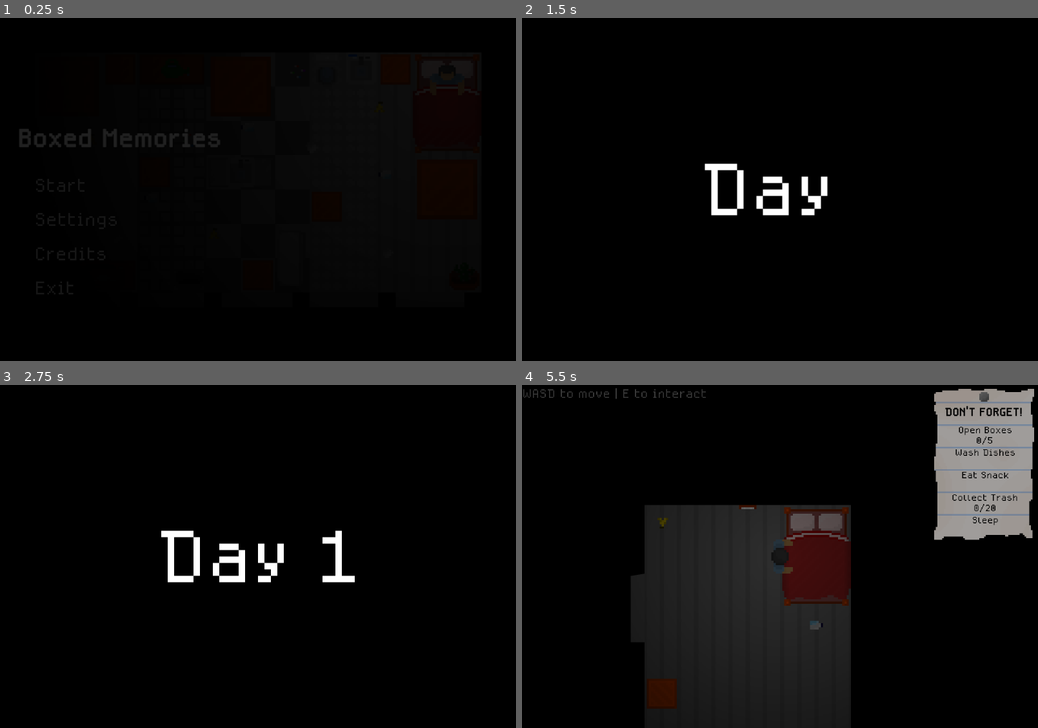
Above: before the commit, frames 1-4 (two rows, left to right).
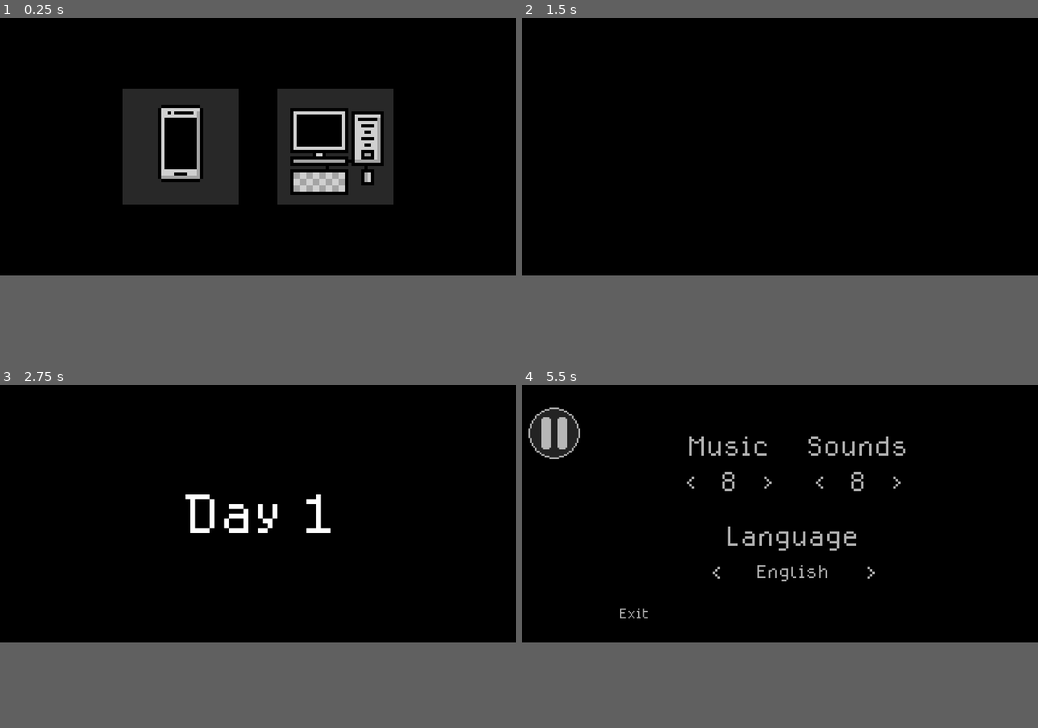
Above: after the commit, the same moments.

Repository: Gabriel-D-P/Boxed-Memories
Game: Godot game, scene res://Nodes/select_mode.tscn
Two runs of this game, one before a commit and one after it. Both use one fixed random seed, a clock stepped at 60 frames per second and the inputs below. Before the commit the project starts from res://Nodes/menu.tscn. Sound files missing from this copy of the repository are replaced by a short silence.
Inputs (mouse positions are in pixels of both pictures, inside the frame that each line leads up to):
- Up to frame 1 (0.25 s): no input
- Up to frame 2 (1.5 s): click (702, 189) at 0.52 s; click (671, 189) at 1.27 s
- Up to frame 3 (2.75 s): tap Enter at 2 s; move the mouse to (371, 539) at 2.02 s; hold D (Right) from 2.03 s (still down); hold E (Hold) from 2.03 s (still down); click (371, 539) at 2.17 s
- Up to frame 4 (5.5 s): release D (Right) at 2.75 s; release E (Hold) at 2.75 s; tap Space at 2.75 s; drag from (676, 573) to (754, 625) at 2.77 s; tap Enter at 3.5 s; move the mouse to (831, 481) at 3.52 s; hold D (Right) 3.53-4.25 s; hold E (Hold) 3.53-4.25 s; tap Tab (Tab) at 3.6 s; drag from (754, 625) to (764, 419) at 4.27 s; click (552, 446) at 5.02 s
In our replay, the window is 800x533 before the commit and 800x400 after it. These sizes can differ from the game's own. Grey fills any space a smaller window leaves; there, only what the larger window draws over its background counts as a difference.

The runs differ from the first frame. In frame 1, 12% of the frame differs, in the area x 3-77%, y 20-55%; in frame 2, 1.3%; in frame 3, 2.4%; in frame 4, 35%, in the area x 0-100%, y 0-100%.

Commit message:
Mobile suport

Diff:
--- a/Nodes/Houses/house.gd
+++ b/Nodes/Houses/house.gd
@@ -4,6 +4,7 @@
 @onready var timer: Timer = $Timer
 
 func _ready() -> void:
+	$Camera/CanvasLayer2/Label2.visible = !Global.mobile
 	camera.musics.loop_music(camera.musics.daily_life)
 	timer.start(10)
 	randomize()
--- a/Nodes/Houses/house1.tscn
+++ b/Nodes/Houses/house1.tscn
@@ -44,8 +44,10 @@
 position = Vector2(-464, -48)
 
 [node name="CanvasLayer2" type="CanvasLayer" parent="Camera"]
+layer = 2
 
 [node name="Label2" type="Label" parent="Camera/CanvasLayer2"]
+visible = false
 modulate = Color(1, 1, 1, 0.25)
 z_index = 15
 offset_right = 172.0
--- a/Nodes/camera.gd
+++ b/Nodes/camera.gd
@@ -1,6 +1,11 @@
 extends Camera2D
 @onready var blackscreen: Sprite2D = $CanvasLayer/BlackScreen
 @onready var timer: Timer = $Timer
+
+@onready var pause: Button = $CanvasLayer/Pause
+@onready var ui: Node2D = $CanvasLayer/UI
+@onready var joy_stick: Node2D = $CanvasLayer/UI/JoyStick
+@onready var interact: TouchScreenButton = $CanvasLayer/UI/Interact
 
 @onready var settings: Node2D = $CanvasLayer/Settings
 @onready var n_music: Label = $CanvasLayer/Settings/Music/NMusic
@@ -29,16 +34,17 @@
 	text_bubble.visible = false
 
 func _process(delta: float) -> void:
+	if Global.mobile:
+		ui.visible = not (Global.transition or Global.final_transition) and can_quit and not get_tree().paused
+	else:
+		ui.visible = false
+
+	pause.visible = not (Global.transition or Global.final_transition) and can_quit
+
 	musics.lower_music = Global.transition
 
-	if Input.is_action_just_pressed("ui_cancel") and not (Global.transition or Global.final_transition) and can_quit:
-		get_tree().paused = !get_tree().paused
-		blackscreen_stop = get_tree().paused
-		blackscreen.modulate.a = 1.0 if get_tree().paused else 0.0
-		settings.visible = get_tree().paused
-		for button in settings.get_children():
-			if button is Button:
-				button.disabled = !get_tree().paused
+	if Input.is_action_just_pressed("Pause") and not (Global.transition or Global.final_transition) and can_quit:
+		_on_pause_pressed()
 
 	n_music.text = str(Global.musics_volume)
 	n_sound.text = str(Global.sounds_volume)
@@ -82,3 +88,13 @@
 func _on_back_pressed() -> void:
 	get_tree().paused = false
 	get_tree().change_scene_to_file("res://Nodes/menu.tscn")
+
+
+func _on_pause_pressed() -> void:
+	get_tree().paused = !get_tree().paused
+	blackscreen_stop = get_tree().paused
+	blackscreen.modulate.a = 1.0 if get_tree().paused else 0.0
+	settings.visible = get_tree().paused
+	for button in settings.get_children():
+		if button is Button:
+			button.disabled = !get_tree().paused
--- a/Nodes/camera.tscn
+++ b/Nodes/camera.tscn
@@ -1,9 +1,12 @@
-[gd_scene load_steps=10 format=3 uid="uid://blnotpjo5jtor"]
+[gd_scene load_steps=13 format=3 uid="uid://blnotpjo5jtor"]
 
 [ext_resource type="Texture2D" uid="uid://c07xcbbmmxxut" path="res://Sprites/BlackScreen.png" id="1_f0raj"]
 [ext_resource type="Script" uid="uid://elwsidcblej6" path="res://Nodes/camera.gd" id="1_wdmd0"]
+[ext_resource type="PackedScene" uid="uid://qdte8lvaiv2w" path="res://Nodes/joy_stick.tscn" id="2_fe0qf"]
 [ext_resource type="FontFile" uid="uid://dlcacgn52sxhr" path="res://MedodicaRegular.otf" id="3_fkips"]
+[ext_resource type="Texture2D" uid="uid://cvojnv15jvhno" path="res://Sprites/Pause.png" id="3_ogap8"]
 [ext_resource type="PackedScene" uid="uid://b2wvmbqrmowyp" path="res://Nodes/musics.tscn" id="4_e8xlv"]
+[ext_resource type="Texture2D" uid="uid://bmyfdne5t7xsr" path="res://Sprites/Interact.png" id="4_n6ym5"]
 
 [sub_resource type="Gradient" id="Gradient_wdmd0"]
 offsets = PackedFloat32Array(1)
@@ -43,13 +46,41 @@
 modulate = Color(0, 0, 0, 1)
 z_index = 15
 z_as_relative = false
-position = Vector2(120, 80)
-scale = Vector2(1.5, 1)
+position = Vector2(160, 80)
+scale = Vector2(3, 2)
 texture = ExtResource("1_f0raj")
+
+[node name="BlackBorders2" type="Sprite2D" parent="CanvasLayer"]
+modulate = Color(0, 0, 0, 1)
+z_index = 16
+position = Vector2(300, 80)
+scale = Vector2(0.25, 1)
+texture = ExtResource("1_f0raj")
+
+[node name="BlackBorders" type="Sprite2D" parent="CanvasLayer"]
+modulate = Color(0, 0, 0, 1)
+z_index = 16
+position = Vector2(20, 80)
+scale = Vector2(0.25, 1)
+texture = ExtResource("1_f0raj")
+
+[node name="Pause" type="Button" parent="CanvasLayer"]
+z_index = 16
+offset_left = 4.0
+offset_top = 12.0
+offset_right = 36.0
+offset_bottom = 44.0
+focus_mode = 0
+flat = true
+
+[node name="Sprite2D" type="Sprite2D" parent="CanvasLayer/Pause"]
+position = Vector2(16, 18)
+texture = ExtResource("3_ogap8")
 
 [node name="Settings" type="Node2D" parent="CanvasLayer"]
 visible = false
 z_index = 16
+position = Vector2(48, 0)
 
 [node name="Music" type="Node2D" parent="CanvasLayer/Settings"]
 position = Vector2(-48, -32)
@@ -261,9 +292,27 @@
 focus_mode = 0
 flat = true
 
+[node name="UI" type="Node2D" parent="CanvasLayer"]
+process_mode = 1
+z_index = 16
+
+[node name="JoyStick" parent="CanvasLayer/UI" instance=ExtResource("2_fe0qf")]
+z_index = 15
+position = Vector2(40, 120)
+
+[node name="Interact" type="TouchScreenButton" parent="CanvasLayer/UI"]
+z_index = 15
+position = Vector2(264, 104)
+scale = Vector2(1.5, 1.5)
+texture_normal = ExtResource("4_n6ym5")
+texture_pressed = ExtResource("4_n6ym5")
+action = "Hold"
+visibility_mode = 1
+
 [node name="Text" type="Node2D" parent="CanvasLayer"]
 visible = false
 z_index = 8
+position = Vector2(48, 0)
 
 [node name="BlackScreen2" type="Sprite2D" parent="CanvasLayer/Text"]
 modulate = Color(0, 0, 0, 0.5)
@@ -282,6 +331,7 @@
 [node name="Musics" parent="." instance=ExtResource("4_e8xlv")]
 
 [connection signal="timeout" from="Timer" to="." method="_on_timer_timeout"]
+[connection signal="pressed" from="CanvasLayer/Pause" to="." method="_on_pause_pressed"]
 [connection signal="pressed" from="CanvasLayer/Settings/SoundUp" to="." method="_on_sound_pressed" binds= [1]]
 [connection signal="pressed" from="CanvasLayer/Settings/LangChange" to="." method="_on_lang_change_pressed" binds= [1]]
 [connection signal="pressed" from="CanvasLayer/Settings/LangChange2" to="." method="_on_lang_change_pressed" binds= [-1]]
--- a/Nodes/day_count.tscn
+++ b/Nodes/day_count.tscn
@@ -19,7 +19,8 @@
 
 [node name="BlackScreen" type="Sprite2D" parent="."]
 modulate = Color(0, 0, 0, 1)
-scale = Vector2(1.5, 1)
+position = Vector2(1.90735e-06, 0)
+scale = Vector2(2, 1)
 texture = ExtResource("1_3tuvw")
 
 [node name="Label" type="Label" parent="."]
--- /dev/null
+++ b/Nodes/joy_stick.gd
@@ -0,0 +1,26 @@
+extends Node2D
+@onready var ball: Sprite2D = $JoystickBall
+@onready var joystick: Sprite2D = $Joystick
+
+var radius := 26.0
+var touching := false
+
+func _input(event):
+	if event is InputEventScreenTouch:
+		touching = event.pressed
+
+		if not touching:
+			ball.global_position = joystick.global_position
+
+	if touching and event is InputEventScreenDrag:
+		var touch_pos = event.position
+		var center = joystick.global_position
+
+		var dist = center.distance_to(touch_pos)
+
+		# Só reage se o toque começou dentro do joystick
+		if dist <= radius:
+			var dir = touch_pos - center
+
+			if dir.length() > radius:
+				dir = dir.normalized() * radius
--- /dev/null
+++ b/Nodes/joy_stick.tscn
@@ -0,0 +1,84 @@
+[gd_scene load_steps=4 format=3 uid="uid://qdte8lvaiv2w"]
+
+[ext_resource type="Script" uid="uid://c72dwpm14rfeq" path="res://Nodes/joy_stick.gd" id="1_pv0og"]
+[ext_resource type="Texture2D" uid="uid://dgg1g2gekgj7o" path="res://Sprites/Joystick.png" id="2_3pmbx"]
+
+[sub_resource type="ConvexPolygonShape2D" id="ConvexPolygonShape2D_eg647"]
+points = PackedVector2Array(14.5, 6, 13.5, 8, 11.5, 11.5, 8, 13.5, 6, 14.5, 0, 0)
+
+[node name="JoyStick" type="Node2D"]
+script = ExtResource("1_pv0og")
+
+[node name="OneWay" type="Node2D" parent="."]
+scale = Vector2(2.3, 2.3)
+
+[node name="Down" type="TouchScreenButton" parent="OneWay"]
+rotation = 0.785398
+scale = Vector2(1, 1)
+shape = SubResource("ConvexPolygonShape2D_eg647")
+passby_press = true
+action = "Down"
+visibility_mode = 1
+
+[node name="Left" type="TouchScreenButton" parent="OneWay"]
+rotation = 2.35619
+scale = Vector2(1, 1)
+shape = SubResource("ConvexPolygonShape2D_eg647")
+passby_press = true
+action = "Left"
+visibility_mode = 1
+
+[node name="Up" type="TouchScreenButton" parent="OneWay"]
+rotation = -2.35619
+shape = SubResource("ConvexPolygonShape2D_eg647")
+passby_press = true
+action = "Up"
+visibility_mode = 1
+
+[node name="Right" type="TouchScreenButton" parent="OneWay"]
+rotation = -0.785398
+shape = SubResource("ConvexPolygonShape2D_eg647")
+passby_press = true
+action = "Right"
+visibility_mode = 1
+
+[node name="CrossWay" type="Node2D" parent="."]
+scale = Vector2(2.3, 2.3)
+
+[node name="RightUp" type="TouchScreenButton" parent="CrossWay"]
+rotation = -1.5708
+shape = SubResource("ConvexPolygonShape2D_eg647")
+passby_press = true
+action = "RightUp"
+visibility_mode = 1
+
+[node name="LeftUp" type="TouchScreenButton" parent="CrossWay"]
+rotation = -3.14159
+shape = SubResource("ConvexPolygonShape2D_eg647")
+passby_press = true
+action = "LeftUp"
+visibility_mode = 1
+
+[node name="LeftDown" type="TouchScreenButton" parent="CrossWay"]
+rotation = 1.5708
+shape = SubResource("ConvexPolygonShape2D_eg647")
+passby_press = true
+action = "LeftDown"
+visibility_mode = 1
+
+[node name="RightDown" type="TouchScreenButton" parent="CrossWay"]
+shape = SubResource("ConvexPolygonShape2D_eg647")
+passby_press = true
+action = "RightDown"
+visibility_mode = 1
+
+[node name="Joystick" type="Sprite2D" parent="."]
+scale = Vector2(1.5, 1.5)
+texture = ExtResource("2_3pmbx")
+region_enabled = true
+region_rect = Rect2(0, 0, 48, 48)
+
+[node name="JoystickBall" type="Sprite2D" parent="."]
+texture = ExtResource("2_3pmbx")
+region_enabled = true
+region_rect = Rect2(52, 52, 8, 8)
--- a/Nodes/menu.tscn
+++ b/Nodes/menu.tscn
@@ -56,6 +56,8 @@
 color = Color(0, 0, 0, 1)
 
 [node name="CanvasLayer" type="CanvasLayer" parent="."]
+offset = Vector2(-40, 0)
+transform = Transform2D(1, 0, 0, 1, -40, 0)
 
 [node name="BlackScreen" type="Sprite2D" parent="CanvasLayer"]
 visible = false
@@ -66,6 +68,7 @@
 texture = ExtResource("5_lr60n")
 
 [node name="Main" type="Node2D" parent="CanvasLayer"]
+position = Vector2(80, 0)
 
 [node name="Title" type="Label" parent="CanvasLayer/Main"]
 light_mask = 0
--- a/Nodes/player.gd
+++ b/Nodes/player.gd
@@ -82,20 +82,30 @@
 	#Control Y axis
 	if Input.is_action_pressed("Up"):
 		direction.y = -1
-		direction.x = 0 if not (Input.is_action_pressed("Left") or Input.is_action_pressed("Right")) else direction.x
+		direction.x = 0 if not (Input.is_action_pressed("Left") or Input.is_action_pressed("Right") or Input.is_action_pressed("RightDown") or Input.is_action_pressed("RightUp") or Input.is_action_pressed("LeftDown") or Input.is_action_pressed("LeftUp")) else direction.x
 	elif Input.is_action_pressed("Down"):
 		direction.y = 1
-		direction.x = 0 if not (Input.is_action_pressed("Left") or Input.is_action_pressed("Right")) else direction.x
+		direction.x = 0 if not (Input.is_action_pressed("Left") or Input.is_action_pressed("Right") or Input.is_action_pressed("RightDown") or Input.is_action_pressed("RightUp") or Input.is_action_pressed("LeftDown") or Input.is_action_pressed("LeftUp")) else direction.x
 
 	#Control X axis
 	if Input.is_action_pressed("Left"):
 		direction.x = -1
-		direction.y = 0 if not (Input.is_action_pressed("Up") or Input.is_action_pressed("Down")) else direction.y
+		direction.y = 0 if not (Input.is_action_pressed("Up") or Input.is_action_pressed("Down") or Input.is_action_pressed("RightDown") or Input.is_action_pressed("RightUp") or Input.is_action_pressed("LeftDown") or Input.is_action_pressed("LeftUp")) else direction.y
 	elif Input.is_action_pressed("Right"):
 		direction.x = 1
-		direction.y = 0 if not (Input.is_action_pressed("Up") or Input.is_action_pressed("Down")) else direction.y
+		direction.y = 0 if not (Input.is_action_pressed("Up") or Input.is_action_pressed("Down") or Input.is_action_pressed("RightDown") or Input.is_action_pressed("RightUp") or Input.is_action_pressed("LeftDown") or Input.is_action_pressed("LeftUp")) else direction.y
 
-	moving_y = Input.is_action_pressed("Down") or Input.is_action_pressed("Up")
-	moving_x = Input.is_action_pressed("Left") or Input.is_action_pressed("Right")
+	#Control both axis
+	if Input.is_action_pressed("LeftUp"):
+		direction = Vector2(-1, -1)
+	elif Input.is_action_pressed("RightUp"):
+		direction = Vector2(1, -1)
+	elif Input.is_action_pressed("LeftDown"):
+		direction = Vector2(-1, 1)
+	elif Input.is_action_pressed("RightDown"):
+		direction = Vector2(1, 1)
+
+	moving_y = (Input.is_action_pressed("Down") or Input.is_action_pressed("Up") or Input.is_action_pressed("RightDown") or Input.is_action_pressed("RightUp") or Input.is_action_pressed("LeftDown") or Input.is_action_pressed("LeftUp"))
+	moving_x = (Input.is_action_pressed("Left") or Input.is_action_pressed("Right") or Input.is_action_pressed("RightDown") or Input.is_action_pressed("RightUp") or Input.is_action_pressed("LeftDown") or Input.is_action_pressed("LeftUp"))
 
 	direction = direction.normalized()
--- /dev/null
+++ b/Nodes/select_mode.gd
@@ -0,0 +1,6 @@
+extends Node2D
+
+
+func _pressed(movile: bool) -> void:
+	Global.mobile = movile
+	get_tree().change_scene_to_file("res://Nodes/menu.tscn")
--- /dev/null
+++ b/Nodes/select_mode.tscn
@@ -0,0 +1,60 @@
+[gd_scene load_steps=4 format=3 uid="uid://bqf2ssavktli1"]
+
+[ext_resource type="Script" uid="uid://bc81q4m00sm52" path="res://Nodes/select_mode.gd" id="1_33pxj"]
+[ext_resource type="Texture2D" uid="uid://c07xcbbmmxxut" path="res://Sprites/BlackScreen.png" id="1_f4vfc"]
+[ext_resource type="Texture2D" uid="uid://cou7xt7ploh60" path="res://Sprites/PhoneOrPC.png" id="2_u77xo"]
+
+[node name="SelectMode" type="Node2D"]
+script = ExtResource("1_33pxj")
+
+[node name="BlackScreen" type="Sprite2D" parent="."]
+modulate = Color(0, 0, 0, 1)
+scale = Vector2(2, 1)
+texture = ExtResource("1_f4vfc")
+
+[node name="BlackScreen2" type="Sprite2D" parent="."]
+modulate = Color(0.158472, 0.158472, 0.158472, 1)
+position = Vector2(-48, 5.96046e-07)
+scale = Vector2(0.45, 0.45)
+texture = ExtResource("1_f4vfc")
+
+[node name="BlackScreen3" type="Sprite2D" parent="."]
+modulate = Color(0.158472, 0.158472, 0.158472, 1)
+position = Vector2(48, -1.3113e-06)
+scale = Vector2(0.45, 0.45)
+texture = ExtResource("1_f4vfc")
+
+[node name="PhoneOrPc" type="Sprite2D" parent="."]
+position = Vector2(48, 0)
+scale = Vector2(2, 2)
+texture = ExtResource("2_u77xo")
+region_enabled = true
+region_rect = Rect2(16, 0, 32, 32)
+
+[node name="PhoneOrPc2" type="Sprite2D" parent="."]
+position = Vector2(-48, 0)
+scale = Vector2(2, 2)
+texture = ExtResource("2_u77xo")
+region_enabled = true
+region_rect = Rect2(0, 0, 16, 32)
+
+[node name="Camera2D" type="Camera2D" parent="."]
+
+[node name="Mobile" type="Button" parent="."]
+offset_left = -84.0
+offset_top = -36.0
+offset_right = -12.0
+offset_bottom = 36.0
+focus_mode = 0
+flat = true
+
+[node name="PC" type="Button" parent="."]
+offset_left = 12.0
+offset_top = -36.0
+offset_right = 84.0
+offset_bottom = 36.0
+focus_mode = 0
+flat = true
+
+[connection signal="pressed" from="Mobile" to="." method="_pressed" binds= [true]]
+[connection signal="pressed" from="PC" to="." method="_pressed" binds= [false]]
--- a/Nodes/task_object.gd
+++ b/Nodes/task_object.gd
@@ -61,6 +61,7 @@
 				var collision_shape = collision.shape
 				collision.shape = collision_shape.duplicate()
 				collision.shape.size = Vector2(30, 14)
+			max_completion = 4
 		TASK.TRASH:
 			ID = "Trash"
 			required_item = "TrashBag"
@@ -82,6 +83,7 @@
 				var collision_shape = collision.shape
 				collision.shape = collision_shape.duplicate()
 				collision.shape.size = Vector2(30, 14)
+				max_completion = 4
 		TASK.FRIDGE:
 			ID = "Fridge"
 			if collision:
@@ -89,12 +91,14 @@
 				collision.shape = collision_shape.duplicate()
 				collision.shape.size = Vector2(26, 11)
 				collision.position = Vector2(0, -9.5)
+				max_completion = 2
 		TASK.TOILET:
 			ID = "Toilet"
 			if collision:
 				var collision_shape = collision.shape
 				collision.shape = collision_shape.duplicate()
 				collision.shape.size = Vector2(12, 12)
+				max_completion = 3
 		TASK.SHOWER:
 			ID = "Shower"
 			if collision:
@@ -105,12 +109,14 @@
 				interact_area.position.y = -10
 			sprites2 = $SecondSprites
 			has_second_sprite = true
+			max_completion = 5
 		TASK.SINK:
 			ID = "Sink"
 			if collision:
 				var collision_shape = collision.shape
 				collision.shape = collision_shape.duplicate()
 				collision.shape.size = Vector2(14, 14)
+				max_completion = 3
 		TASK.BED:
 			ID = "Bed"
 			if collision:
@@ -118,6 +124,7 @@
 				collision.shape = collision_shape.duplicate()
 				collision.shape.size = Vector2(26, 42)
 				interact_collision.shape.radius = 18
+			max_completion = 0.5
 		TASK.TV:
 			ID = "TV"
 			if collision:
@@ -125,6 +132,7 @@
 				collision.shape = collision_shape.duplicate()
 				collision.shape.size = Vector2(28, 14)
 				collision.position = Vector2(0, -8)
+			max_completion = 4
 		TASK.PLANT:
 			ID = str("Plant", variation_number)
 			if collision:
@@ -139,6 +147,7 @@
 			close_when_finished = true
 			interact_collision.shape.radius = 12
 			has_second_sprite = true
+			max_completion = 1
 		TASK.KEY:
 			ID = "Key"
 			collision.queue_free()
--- a/Nodes/tasks_list.gd
+++ b/Nodes/tasks_list.gd
@@ -50,7 +50,7 @@
 		for i in range(min(current_tasks.size(), labels.size())):
 			if current_tasks[i] in [".Collect_Trash", ".Open_Boxes", ".Find_Photos", ".Water_Plants"]:
 				labels[i].text = str(current_tasks[i])
-				labels[i].get_child(0).text = str(Global.task_list.get(current_tasks[i], 0), "/", tasks[current_tasks[i]])
+				labels[i].get_child(0).text = str(Global.task_list.get(current_tasks[i], 0), "/", tasks.get(current_tasks[i], 0))
 			else:
 				labels[i].text = current_tasks[i]
 				if labels[i].get_child_count() > 0:
@@ -75,15 +75,15 @@
 				".Open_Boxes":
 					match Global.day:
 						1:
+							task.modulate = Color(0.5,0.5,0.5) if Global.task_list.get(".Open_Boxes", 0) >= 2 else Color(0,0,0)
+						2:
 							task.modulate = Color(0.5,0.5,0.5) if Global.task_list.get(".Open_Boxes", 0) >= 5 else Color(0,0,0)
-						2:
-							task.modulate = Color(0.5,0.5,0.5) if Global.task_list.get(".Open_Boxes", 0) >= 10 else Color(0,0,0)
 						3:
-							task.modulate = Color(0.5,0.5,0.5) if Global.task_list.get(".Open_Boxes", 0) >= 15 else Color(0,0,0)
+							task.modulate = Color(0.5,0.5,0.5) if Global.task_list.get(".Open_Boxes", 0) >= 8 else Color(0,0,0)
 						4:
-							task.modulate = Color(0.5,0.5,0.5) if Global.task_list.get(".Open_Boxes", 0) >= 20 else Color(0,0,0)
+							task.modulate = Color(0.5,0.5,0.5) if Global.task_list.get(".Open_Boxes", 0) >= 12 else Color(0,0,0)
 						5:
-							task.modulate = Color(0.5,0.5,0.5) if Global.task_list.get(".Open_Boxes", 0) >= 25 else Color(0,0,0)
+							task.modulate = Color(0.5,0.5,0.5) if Global.task_list.get(".Open_Boxes", 0) >= 16 else Color(0,0,0)
 
 				".Eat_Snack":
 					task.modulate = Color(0.5,0.5,0.5) if Global.task_list.get(".Eat_Snack", 0) else Color(0,0,0)
--- a/Nodes/tasks_list.tscn
+++ b/Nodes/tasks_list.tscn
@@ -20,8 +20,9 @@
 
 [node name="CL" type="CanvasLayer" parent="."]
 layer = 2
+offset = Vector2(40, 0)
 scale = Vector2(0.75, 0.75)
-transform = Transform2D(0.75, 0, 0, 0.75, 0, 0)
+transform = Transform2D(0.75, 0, 0, 0.75, 40, 0)
 
 [node name="TaskList" type="Sprite2D" parent="CL"]
 modulate = Color(0.7, 0.7, 0.7, 1)
--- a/global.gd
+++ b/global.gd
@@ -38,34 +38,34 @@
 
 var tasks_1 := {
 	".Wash_Dishes": true,
-	".Open_Boxes": 5,
+	".Open_Boxes": 2,
 	".Eat_Snack": true,
 	".Collect_Trash": 20
 }
 
 var tasks_2 := {
-	".Open_Boxes": 10,
+	".Open_Boxes": 5,
 	".Pee": true,
 	".Watch_TV": true,
 	".Check_Fridge": true
 }
 
 var tasks_3 := {
-	".Open_Boxes": 15,
+	".Open_Boxes": 8,
 	".Brush_Teeth": true,
 	".Eat_Snack": true,
 	".Water_Plants": 9
 }
 
 var tasks_4 := {
-	".Open_Boxes": 20,
+	".Open_Boxes": 12,
 	".Take_a_Shower": true,
 	".Find_Key": true,
 	".Find_Photos": 4
 }
 
 var tasks_5 := {
-	".Open_Boxes": 25,
+	".Open_Boxes": 16,
 	".Wash_Dishes": true,
 	".Eat_Snack": true,
 	".Collect_Trash": 20
@@ -74,6 +74,8 @@
 var tasks_6 := {
 	"Sair": false,
 }
+
+var mobile = false
 
 var day := 1
 var transition := false #Changes the day
--- a/project.godot
+++ b/project.godot
@@ -12,7 +12,7 @@
 
 config/name="Boxed Memories"
 config/description="Small game made for the Bad Ideas game jam."
-run/main_scene="uid://1hc645nfusjf"
+run/main_scene="uid://bqf2ssavktli1"
 config/features=PackedStringArray("4.4", "GL Compatibility")
 boot_splash/image="uid://n85dftqm7aub"
 config/icon="uid://n85dftqm7aub"
@@ -23,7 +23,7 @@
 
 [display]
 
-window/size/viewport_width=240
+window/size/viewport_width=320
 window/size/viewport_height=160
 window/size/mode=3
 window/stretch/mode="canvas_items"
@@ -73,6 +73,27 @@
 "events": [Object(InputEventKey,"resource_local_to_scene":false,"resource_name":"","device":-1,"window_id":0,"alt_press …(195 unchanged characters)…
 ]
 }
+RightUp={
+"deadzone": 0.2,
+"events": []
+}
+RightDown={
+"deadzone": 0.2,
+"events": []
+}
+LeftUp={
+"deadzone": 0.2,
+"events": []
+}
+LeftDown={
+"deadzone": 0.2,
+"events": []
+}
+Pause={
+"deadzone": 0.2,
+"events": [Object(InputEventKey,"resource_local_to_scene":false,"resource_name":"","device":-1,"window_id":0,"alt_pressed":false,"shift_pressed":false,"ctrl_pressed":false,"meta_pressed":false,"pressed":false,"keycode":0,"physical_keycode":4194305,"key_label":0,"unicode":0,"location":0,"echo":false,"script":null)
+]
+}
 
 [internationalization]
 
@@ -85,3 +106,4 @@
 textures/canvas_textures/default_texture_filter=0
 renderer/rendering_method="gl_compatibility"
 renderer/rendering_method.mobile="gl_compatibility"
+textures/vram_compression/import_etc2_astc=true
Not shown, added: Nodes/joy_stick.gd.uid
Not shown, added: Nodes/select_mode.gd.uid
Binary file added: Sprites/Interact.aseprite
Binary file added: Sprites/Interact.png
Not shown, added: Sprites/Interact.png.import
Binary file added: Sprites/Joystick.png
Not shown, added: Sprites/Joystick.png.import
Binary file added: Sprites/Pause.png
Not shown, added: Sprites/Pause.png.import
Binary file added: Sprites/PhoneOrPC.png
Not shown, added: Sprites/PhoneOrPC.png.import
Not shown, changed: export_presets.cfg
